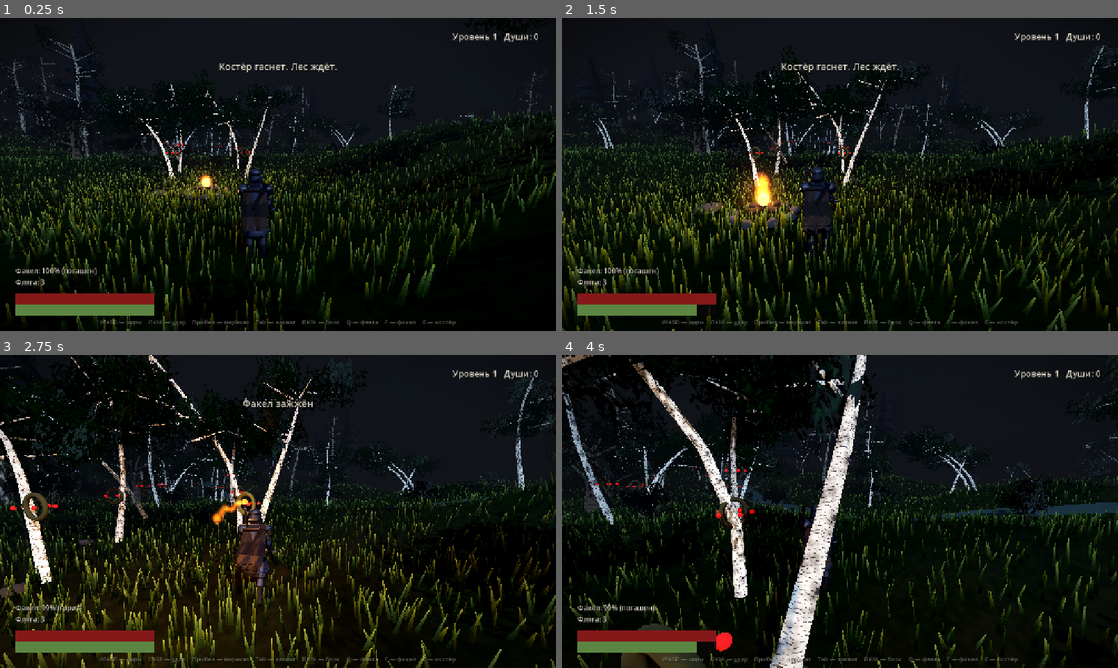
Above: before the commit, frames 1-4 (two rows, left to right).
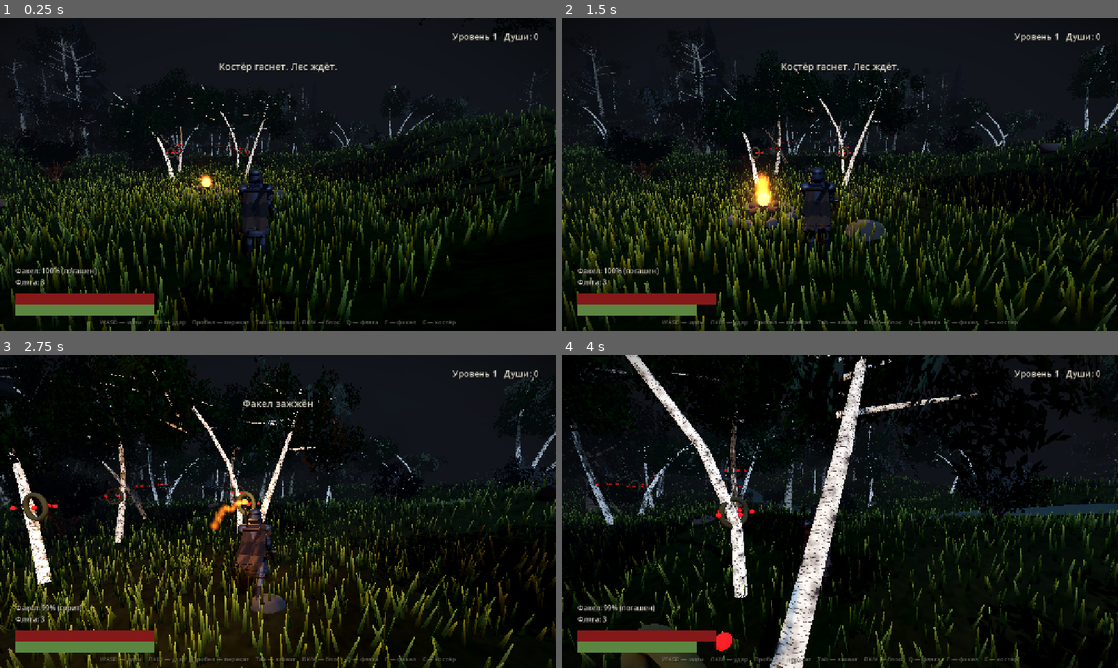
Above: after the commit, the same moments.

Repository: Dronec00/tropa
Game: Godot game, scene res://scenes/main.tscn
Same seed, same stepped clock (60 frames per second), same inputs: the game is played once before the commit and once after it.
Inputs (mouse positions are in pixels of both pictures, inside the frame that each line leads up to):
- Up to frame 1 (0.25 s): no input
- Up to frame 2 (1.5 s): tap Enter at 0.5 s; move the mouse to (867, 174) at 0.52 s; hold W (move_forward) from 0.53 s (still down); click (867, 174) at 0.6 s; right-click (867, 174) at 0.8 s; move the mouse to (812, 174) at 1.27 s; right-click (812, 174) at 1.35 s
- Up to frame 3 (2.75 s): keep holding W (move_forward); tap Tab (lock) at 1.55, 2.1 s; move the mouse to (289, 505) at 2.02 s; tap F (torch) at 2.3 s
- Up to frame 4 (4 s): keep holding W (move_forward); move the mouse to (834, 517) at 2.77 s; tap F (torch) at 2.85 s; click (834, 517) at 3.05 s; move the mouse to (878, 514) at 3.52 s; click (878, 514) at 3.6 s; right-click (878, 514) at 3.8 s

The runs differ from the first frame. In frame 1, 17% of the frame differs, in the area x 0-100%, y 6-100%; in frame 2, 21%; in frame 3, 24%, in the area x 0-100%, y 0-100%; in frame 4, 19%.

Commit message:
Двуручный хват, только рубящие удары, плотнее и темнее лес
- по умолчанию меч в двух руках, левая кисть на рукояти
- с факелом — одна рука, урон падает до 72%
- все три удара серии рубящие сверху (третий зеркальный)
- ночь темнее: ambient 0.33, туман плотнее и холоднее
- деревьев 380, кустов 420, камней 206, травы 42 000, листвы гуще
- TODO.md переписан в большой роадмап с честной оценкой

Diff:
--- a/scripts/knight_model_v2.gd
+++ b/scripts/knight_model_v2.gd
@@ -868,6 +868,7 @@
 	var _ik_ready: bool = false
 	var _ankle_offset: float = 0.10
 	var _block: bool = false
+	var _two_handed: bool = true
 
 	func setup(rig: Dictionary) -> void:
 		_hips = rig.get("hips") as Node3D
@@ -928,10 +929,13 @@
 		_attacking = true
 		_attack_time = 0.0
 		_mirror = variant == 2
-		_frames = _frames_thrust if variant == 1 else _frames_chop
+		_frames = _frames_chop
 
 	func set_block(active: bool) -> void:
 		_block = active
+
+	func set_two_handed(active: bool) -> void:
+		_two_handed = active
 
 	func _foot_hit(pos: Vector3) -> Dictionary:
 		if _hips == null:
@@ -1285,6 +1289,13 @@
 			if w > 0.001:
 				_apply_attack(t, w)
 
+		# --- двуручный хват: левая рука на рукояти ---
+		if _two_handed and not _block and not _attacking:
+			_shoulder_l.rotation = _shoulder_l.rotation.lerp(
+				_rv("sh_l") + Vector3(-0.62, 0.42, 0.30), 0.18)
+			_elbow_l.rotation = _elbow_l.rotation.lerp(
+				_rv("el_l") + Vector3(-1.30, 0.0, 0.0), 0.18)
+
 		# --- стойка блока ---
 		if _block and not _attacking:
 			var guard: float = 0.75
--- a/scripts/main.gd
+++ b/scripts/main.gd
@@ -8,7 +8,7 @@
 const WindScript := preload("res://scripts/wind.gd")
 const HutScript := preload("res://scripts/hut.gd")
 
-const TREE_COUNT := 300
+const TREE_COUNT := 380
 const WORLD_LIMIT := 92.0
 const WORLD_EDGE := 82.0
 const HUT_POS := Vector3(-34.0, 0.0, -52.0)
@@ -236,7 +236,7 @@
 	env.ambient_light_energy = 0.6
 	env.fog_enabled = true
 	env.fog_light_color = Color(0.10, 0.11, 0.13)
-	env.fog_density = 0.027
+	env.fog_density = 0.034
 	env.fog_sky_affect = 0.45
 	env.tonemap_mode = Environment.TONE_MAPPER_FILMIC
 	env.glow_enabled = true
@@ -277,7 +277,7 @@
 	var grass = GrassScript.new()
 	grass.name = "Grass"
 	add_child(grass)
-	grass.populate(terrain, 32000, 44.0)
+	grass.populate(terrain, 42000, 46.0)
 
 # --- лес ---
 
@@ -400,7 +400,7 @@
 	var bush_meshes: Array = [TreeLibScript.build("bush", 501), TreeLibScript.build("bush", 733)]
 	var bush_lists: Array = [[], []]
 	var attempts := 0
-	while bush_lists[0].size() + bush_lists[1].size() < 260 and attempts < 6000:
+	while bush_lists[0].size() + bush_lists[1].size() < 420 and attempts < 9000:
 		attempts += 1
 		var angle := _rng.randf_range(0.0, TAU)
 		var dist := sqrt(_rng.randf()) * WORLD_LIMIT
@@ -475,7 +475,7 @@
 			_add_rock(transforms, p.x + k * _rng.randf_range(2.0, 3.6), p.z)
 
 	# просто по лесу
-	for i in 70:
+	for i in 150:
 		var angle := _rng.randf_range(0.0, TAU)
 		var dist := sqrt(_rng.randf()) * WORLD_LIMIT
 		_add_rock(transforms, cos(angle) * dist, sin(angle) * dist)
--- a/scripts/player.gd
+++ b/scripts/player.gd
@@ -65,6 +65,7 @@
 var _combo_index := 0
 var _combo_window := 0.0
 var _current_damage := 34.0
+var _one_handed := false
 var _torch_flame: Node3D
 var _torch_light: OmniLight3D
 var _torch_particles: CPUParticles3D
@@ -153,6 +154,9 @@
 
 func _set_torch(on: bool) -> void:
 	torch_lit = on
+	_one_handed = on
+	if _use_v2 and _animator and _animator.has_method("set_two_handed"):
+		_animator.call("set_two_handed", not on)
 	_torch_flame.visible = on
 	_torch_particles.emitting = on
 	_torch_light.visible = on
@@ -353,7 +357,8 @@
 		return
 	_combo_index = ((_combo_index % 3) + 1) if _combo_window > 0.0 else 1
 	_combo_window = 0.8
-	_current_damage = ATTACK_DAMAGE * (1.35 if _combo_index == 3 else 1.0) + damage_bonus
+	var hand_mult := 0.72 if torch_lit else 1.0
+	_current_damage = (ATTACK_DAMAGE * (1.35 if _combo_index == 3 else 1.0) + damage_bonus) * hand_mult
 	_attack_cd = ATTACK_COOLDOWN
 	stamina -= ATTACK_COST
 	stamina_changed.emit(stamina, max_stamina)
--- a/scripts/tree_lib.gd
+++ b/scripts/tree_lib.gd
@@ -192,8 +192,8 @@
 			var dir := Vector3(cos(a), rng.randf_range(-0.15, 0.25), sin(a)).normalized()
 			var tip := base + dir * branch_len
 			b.tube(base, tip, 0.05, 0.013, 4, BARK_BIRCH)
-			for c in 8:
-				var along := rng.randf_range(0.2, 1.1)
+			for c in 10:
+				var along := rng.randf_range(0.15, 1.15)
 				var cp := base + dir * branch_len * along \
 					+ Vector3(rng.randf_range(-0.6, 0.6), rng.randf_range(-0.35, 0.45), rng.randf_range(-0.6, 0.6))
 				b.card(cp, rng.randf_range(1.1, 1.7), rng.randf() * TAU, rng.randf_range(-0.5, 0.5), LEAF_BIRCH)
--- a/tools/gen_textures.gd
+++ b/tools/gen_textures.gd
@@ -162,7 +162,7 @@
 	var size := 256
 	var img := Image.create(size, size, false, Image.FORMAT_RGBA8)
 
-	for i in 74:
+	for i in 96:
 		var cx := _rng.randf_range(0.15, 0.85) * size
 		var cy := _rng.randf_range(0.15, 0.85) * size
 		var len := _rng.randf_range(11.0, 21.0)
Binary file changed: assets/textures/leaf_atlas.png
Not shown, added: docs/attack.png.import
Not shown, added: docs/attack_chop.png.import
Binary file added: docs/night_dense.png
Not shown, added: docs/stream_willows.png.import
Binary file added: docs/two_handed.png
Not shown, changed: TODO.md
